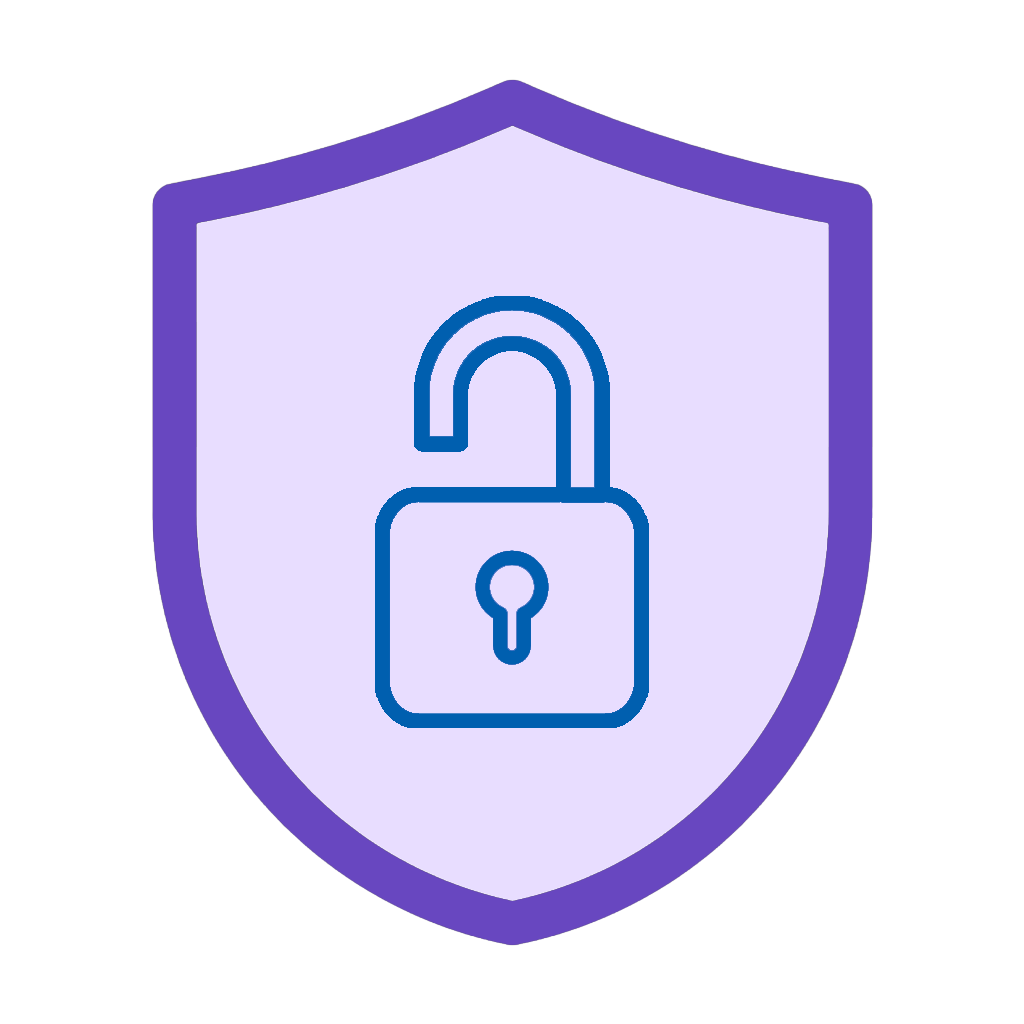
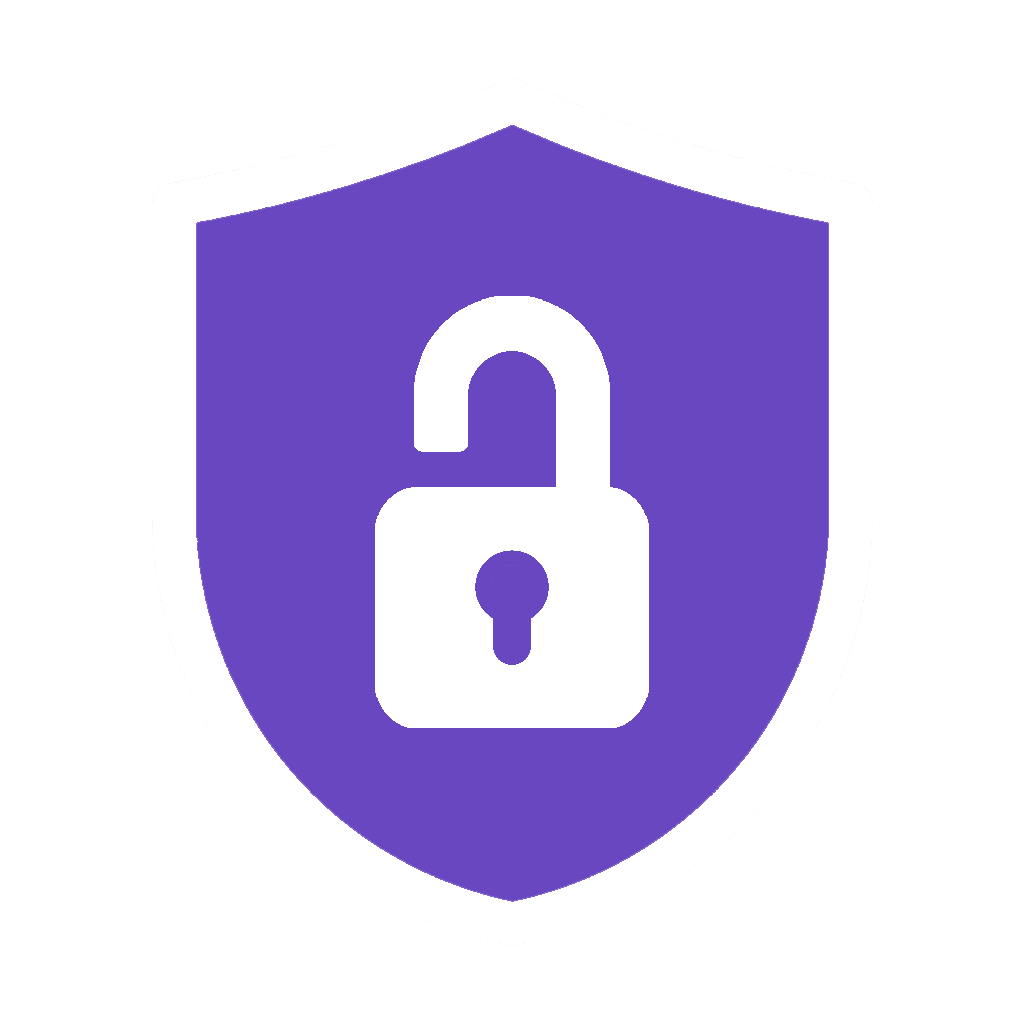
Layered file, before and after one edit (1024px x 1024px). Changes by layer:
painted on "lock_icon_125649" over (375, 296, 649, 728)
painted on "Layer 1" over (152, 79, 873, 946)
